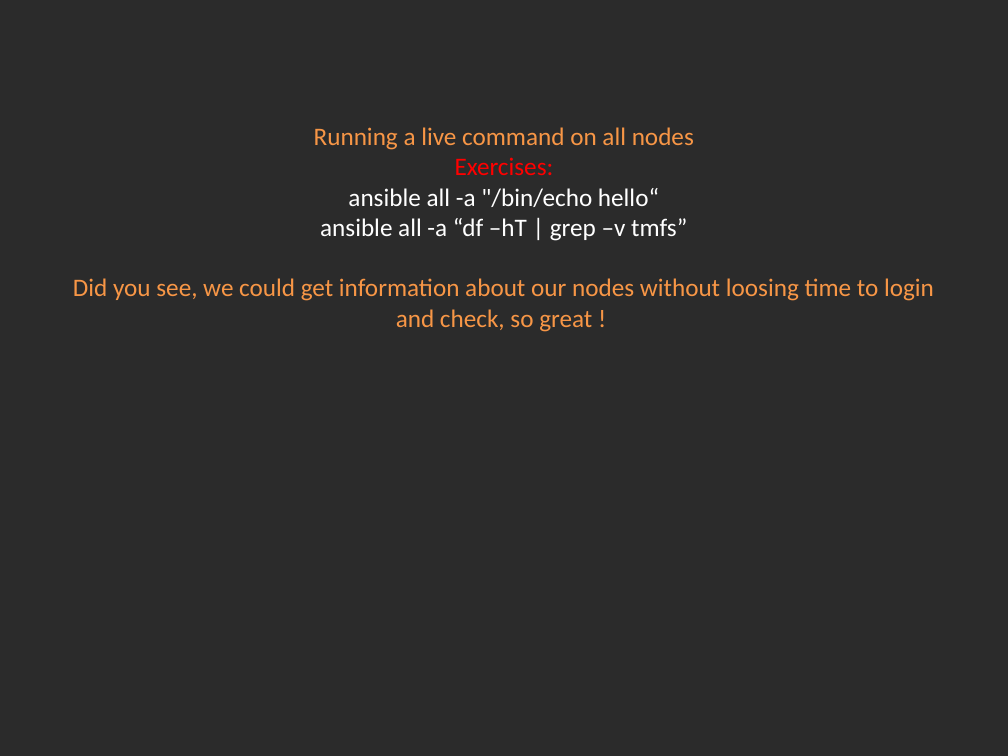
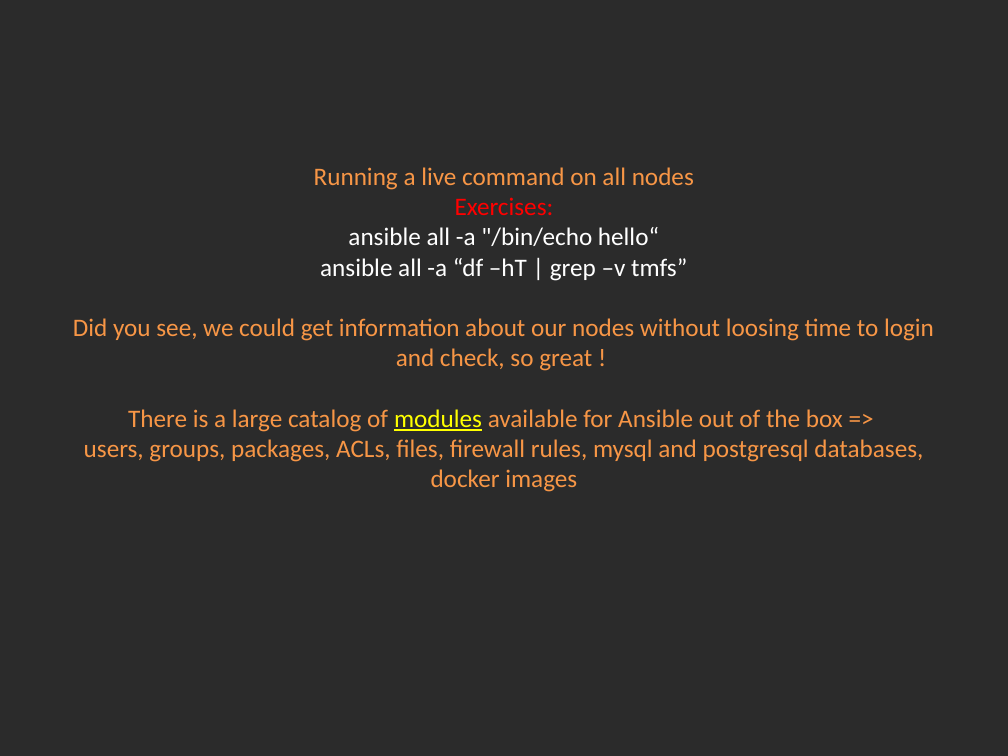
Before and after one commit to Academy-Soft-Intellect/Linux-Course, a slide deck: slide 3 of 16.ConfigurationManagement_With_Ansible/16-Conf_Man_Ansible.pptx. Drawn at 1008x756 pixels with LibreOffice and Linux fonts; fonts in the diff are those of the drawing; background and template pictures are left out; a plain dark background stands for a picture behind light text. Boxes give left, top, right and bottom in pixels: in the first picture for what was removed or moved away, otherwise in the second. Text is boxed around its words. In the diff, an @@ line names an element or a change of style, - is before the commit and + after.

Commit message:
Ansible, playbook intro.

```diff
--- a/16.ConfigurationManagement_With_Ansible/16-Conf_Man_Ansible.pptx
+++ b/16.ConfigurationManagement_With_Ansible/16-Conf_Man_Ansible.pptx
@@ title at [73,167,934,492]: text changed @@
-Running a live command on all nodes
-Exercises:
-ansible all -a "/bin/echo hello“
-ansible all -a “df –hT | grep –v tmfs”
-Did you see, we could get information about our nodes without loosing time to login and check, so great !
+Running a live command on all nodes
+Exercises:
+ansible all -a "/bin/echo hello“
+ansible all -a “df –hT | grep –v tmfs”
+Did you see, we could get information about our nodes without loosing time to login and check, so great !
+There is a large catalog of modules available for Ansible out of the box =>
+users, groups, packages, ACLs, files, firewall rules, mysql and postgresql databases, docker images
```
Also in this commit, not shown: 1 slide added.
